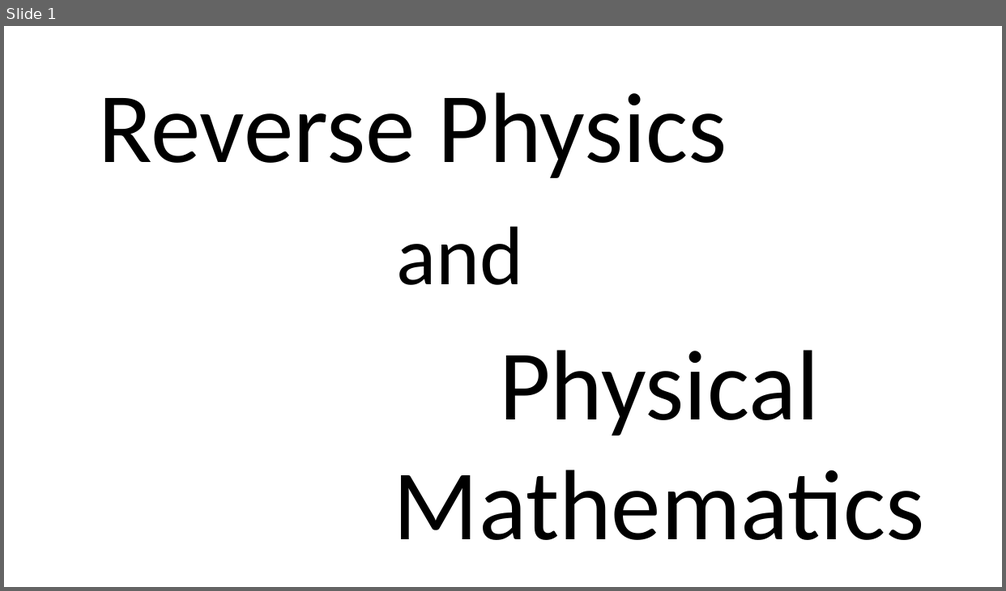
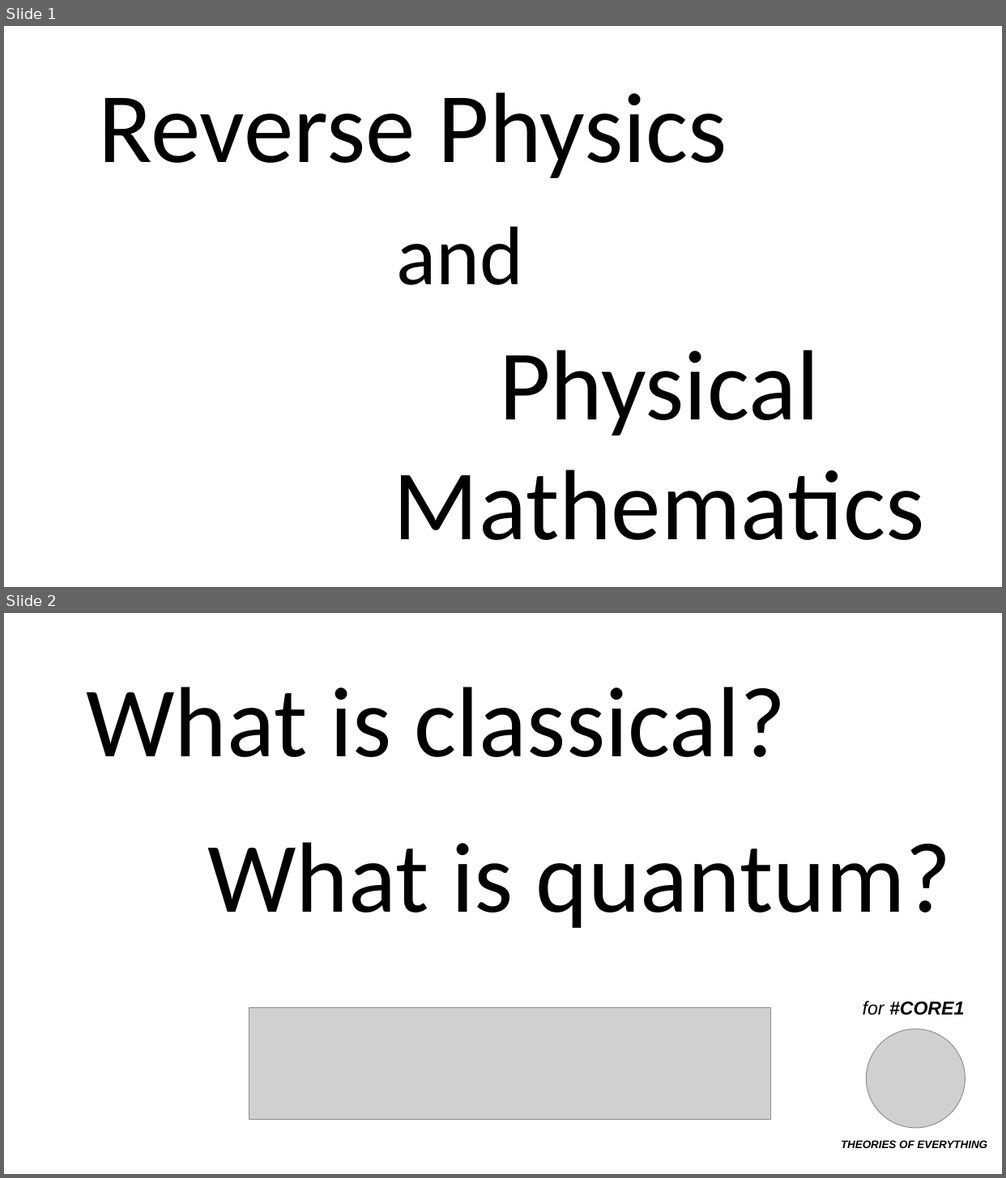
Before and after one commit to assumptionsofphysics/slides, a slide deck: 2026/2026ThumbnailWhite.pptx. Shown one above the other, each under a label of ours: slide 1 before the commit, slides 1 and 2 after it. The pictures are 1006x591 and 1006x1178 pixels, drawn with LibreOffice and Linux fonts; fonts in the diff are those of the drawing; grey boxes stand for pictures; background and template pictures are left out. Boxes give left, top, right and bottom in pixels: in the first picture for what was removed or moved away, otherwise in the second. Text is boxed around its words. In the diff, an @@ line names an element or a change of style, - is before the commit and + after.

```diff
--- a/2026/2026ThumbnailWhite.pptx
+++ b/2026/2026ThumbnailWhite.pptx
@@ slide 2 added at (4, 613, 1002, 1174), background #FFFFFF @@
@@ text added at (86, 687, 786, 757), 96 pt, text #000000 @@
+What is classical?
@@ text added at (207, 842, 951, 928), 96 pt, text #000000 @@
+What is quantum?
@@ text added at (863, 1001, 964, 1016), 18 pt, text #000000, bold, italic @@
+for #CORE1
@@ picture added at (249, 1008, 771, 1120) @@
@@ picture added at (867, 1029, 965, 1128) @@
@@ text added at (841, 1140, 987, 1148), 10.5 pt, text #000000, bold, italic @@
+THEORIES OF EVERYTHING
```
Also in this commit, not shown: 2 other slides added, 4 other files.
